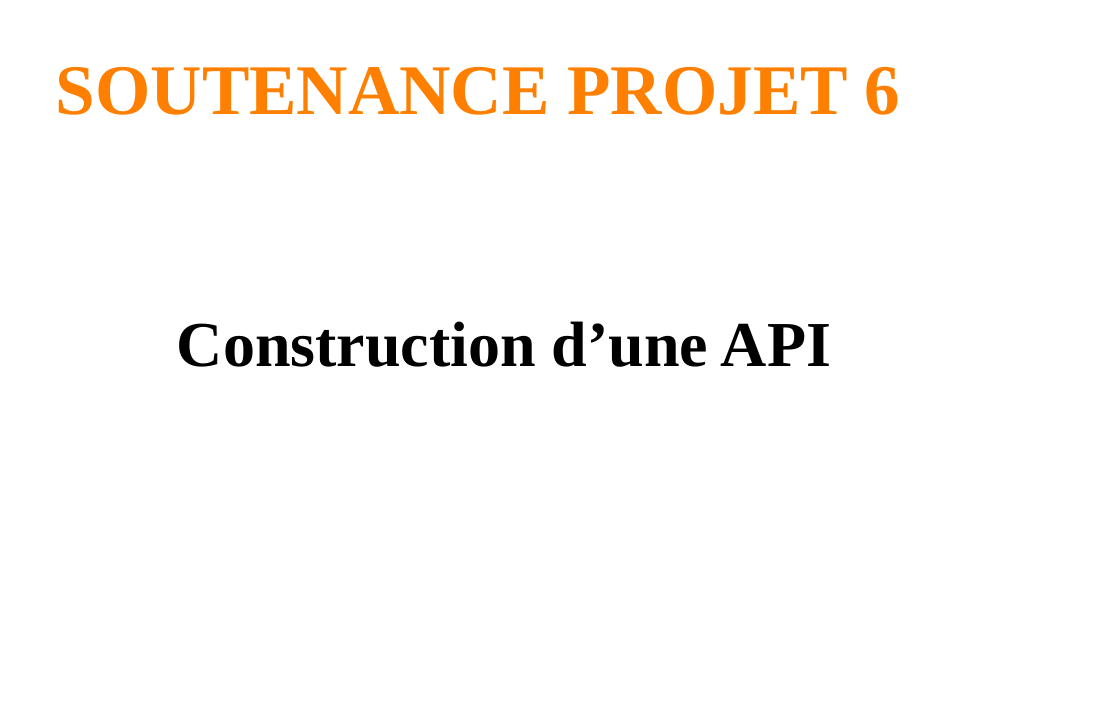
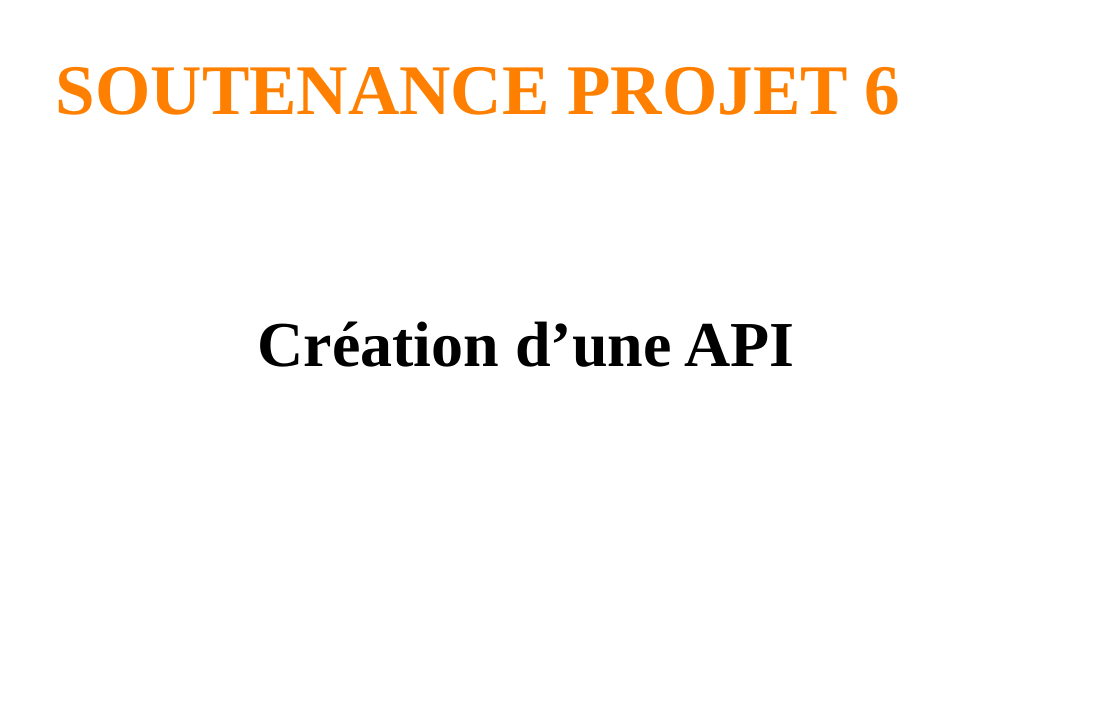
Before and after one commit to ChristianCDR/Pekocko, a slide deck: slide 1 of P6-Soutenance.odp. Drawn at 1120x706 pixels with LibreOffice and Linux fonts; fonts in the diff are those of the drawing; background and template pictures are left out. Boxes give left, top, right and bottom in pixels: in the first picture for what was removed or moved away, otherwise in the second. Text is boxed around its words. In the diff, an @@ line names an element or a change of style, - is before the commit and + after.

```diff
--- a/P6-Soutenance.odp
+++ b/P6-Soutenance.odp
@@ text at bbox=[258, 321, 794, 367]: text changed @@
-    Construction d’une API
+        Création d’une API
```
Also in this commit, not shown: 1 other slide changed, 2 other files.
